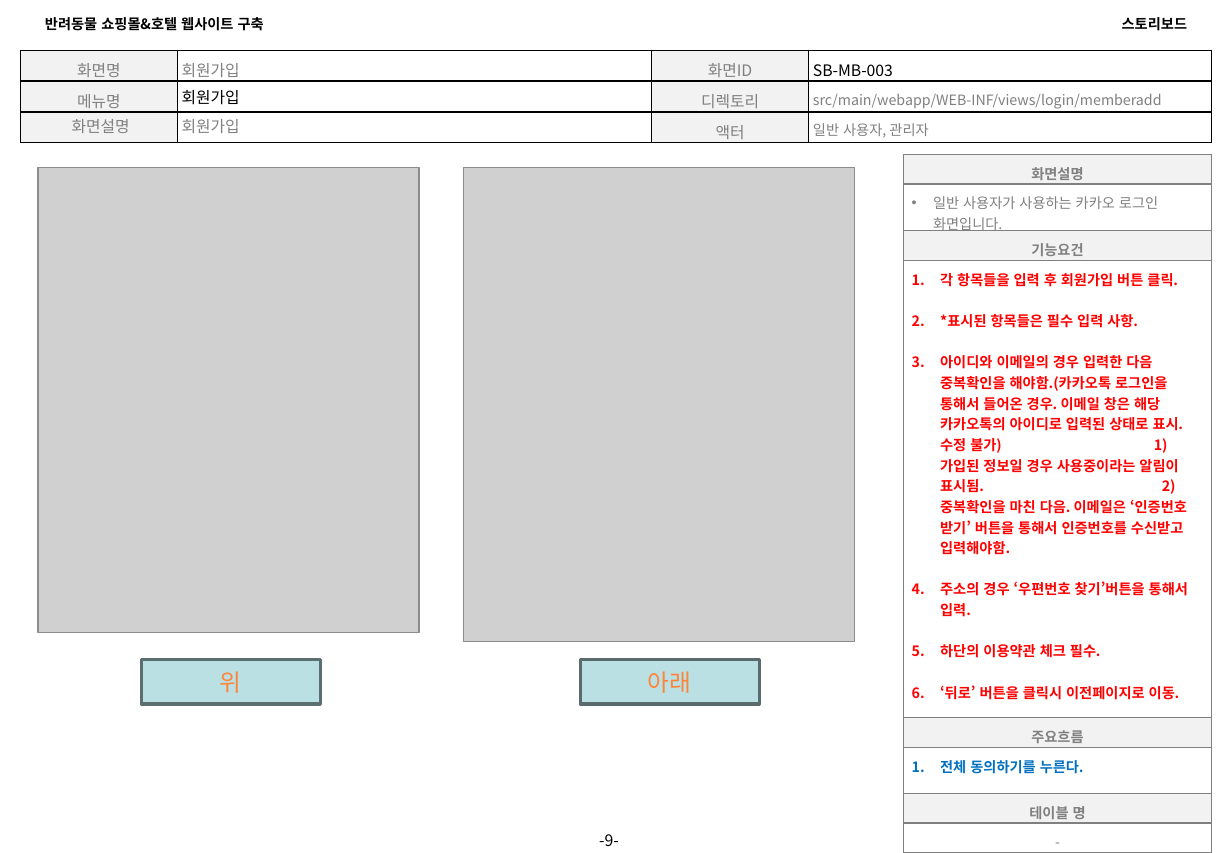
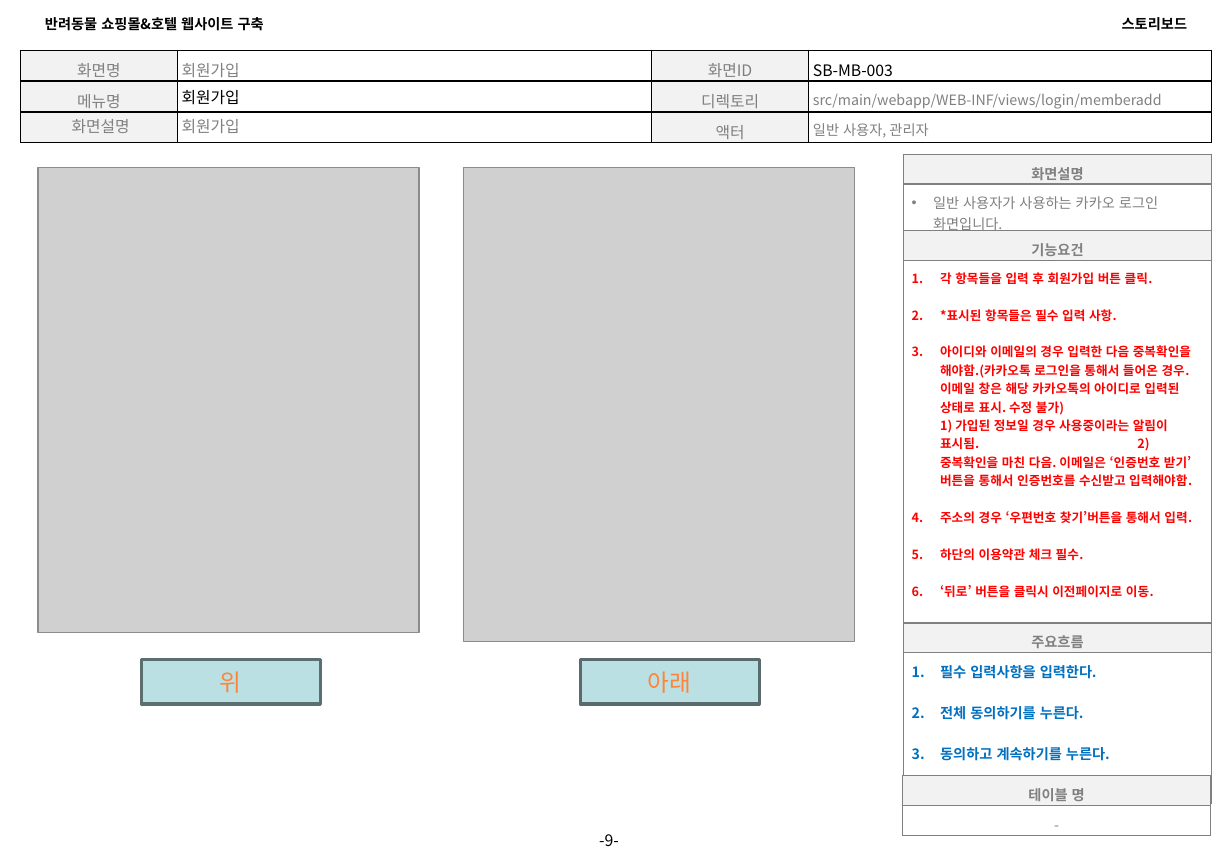
Before and after one commit to 94jinwoo/Companion, a slide deck: slide 9 of Companion.스토리보드.VER.0.3(회원가입,로그인).pptx. Drawn at 1232x853 pixels with LibreOffice and Linux fonts; fonts in the diff are those of the drawing; grey boxes stand for pictures. Boxes give left, top, right and bottom in pixels: in the first picture for what was removed or moved away, otherwise in the second. Text is boxed around its words. In the diff, an @@ line names an element or a change of style, - is before the commit and + after.

Commit message:
스토리보드 / 회원가입.로그인 수정

```diff
--- a/Companion.스토리보드.VER.0.3(회원가입,로그인).pptx
+++ b/Companion.스토리보드.VER.0.3(회원가입,로그인).pptx
@@ table at box(903, 155, 1212, 834) @@
-row 6, column 1: 전체 동의하기를 누른다. / 동의하고 계속하기를 누른다.
+row 6, column 1: 필수 입력사항을 입력한다. / 전체 동의하기를 누른다. / 동의하고 계속하기를 누른다.
@@ size 9 to 8 pt in "각 항목들을 입력 후 회원가입 버튼 클릭.", "*표시된 항목들은 필수 입력 사항.", "아이디와 이메일의 경우 입력한 다음 중복확인을 해야함.(카카오톡 ...", "주소의 경우 ‘우편번호 찾기’버튼을 통해서 입력." and 3 more places @@
@@ table: place and size @@
-table at box(903, 794, 1212, 853)
+table at box(903, 776, 1212, 835)
```
